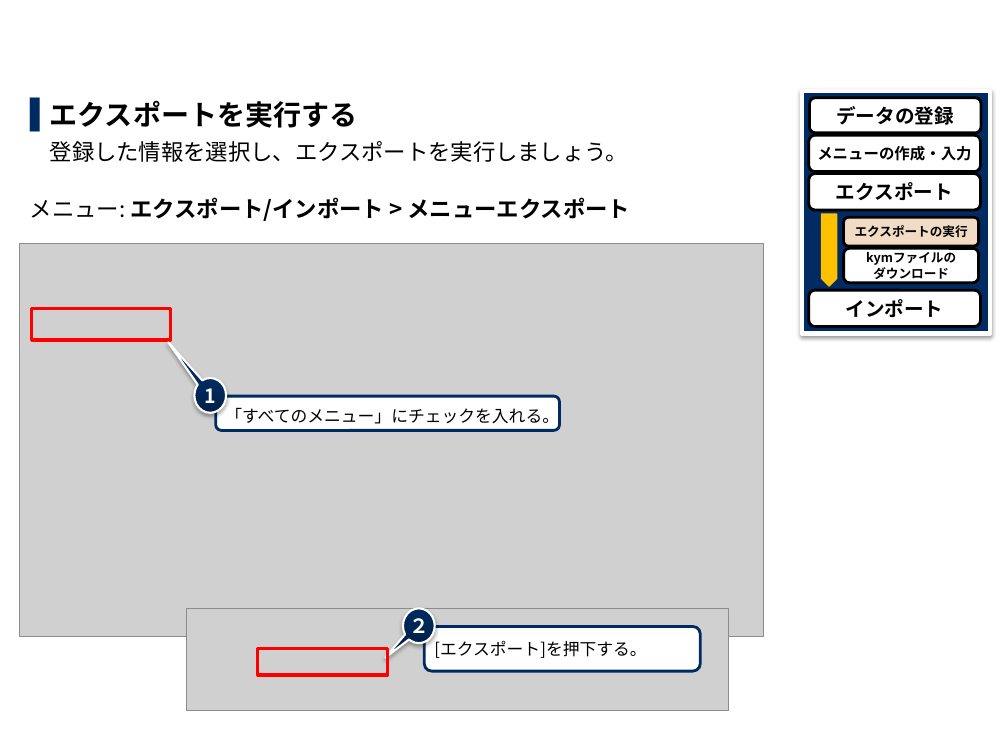
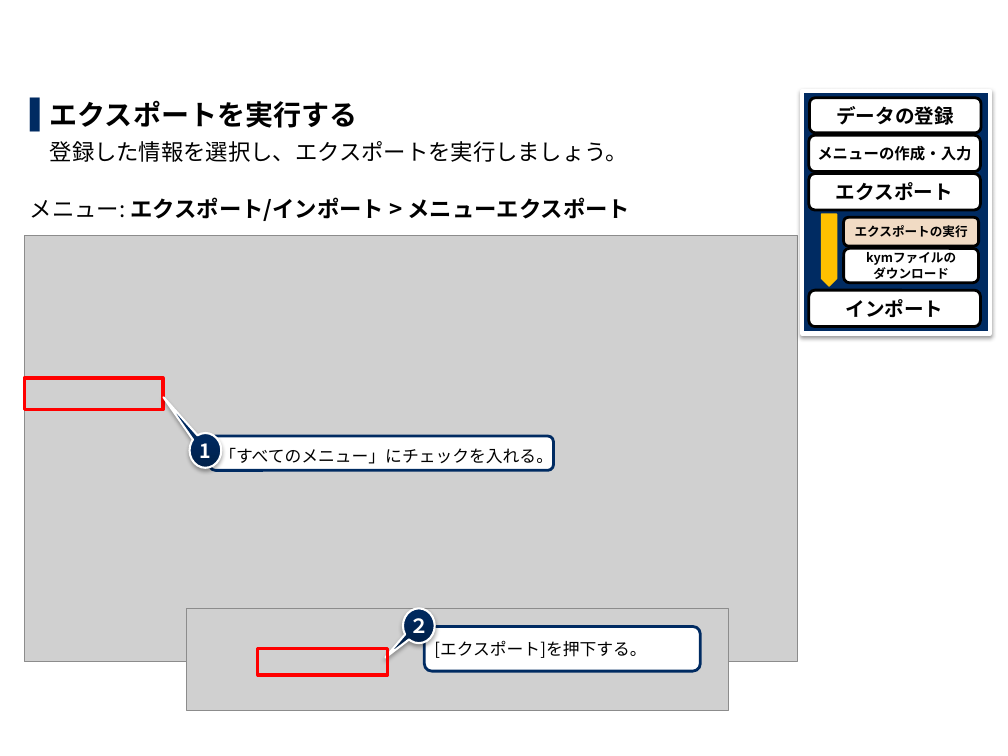
Before and after one commit to exastro-suite/it-automation-docs, a slide deck: slide 14 of asset/Learn_ja/ITA-export-import_ja_practice.pptx. Drawn at 1008x756 pixels with LibreOffice and Linux fonts; fonts in the diff are those of the drawing; grey boxes stand for pictures; background and template pictures are left out. Boxes give left, top, right and bottom in pixels: in the first picture for what was removed or moved away, otherwise in the second. Text is boxed around its words. In the diff, an @@ line names an element or a change of style, - is before the commit and + after.

```diff
--- a/asset/Learn_ja/ITA-export-import_ja_practice.pptx
+++ b/asset/Learn_ja/ITA-export-import_ja_practice.pptx
@@ picture: place and size @@
-picture at [20, 243, 764, 637]
+picture at [24, 235, 797, 661]
@@ rectangle: place and size @@
-rectangle at [31, 308, 170, 341]
+rectangle at [24, 378, 163, 410]
@@ speech bubble "1": place and size @@
-speech bubble "1" at [195, 378, 227, 413]
+speech bubble "1" at [190, 433, 222, 469]
@@ rounded rectangle "「すべてのメニュー」にチェックを入れる。": place and size @@
-rounded rectangle "「すべてのメニュー」にチェックを入れる。" at [216, 396, 559, 430]
+rounded rectangle "「すべてのメニュー」にチェックを入れる。" at [210, 436, 553, 471]
```
Also in this commit, not shown: 12 other slides changed, 17 slides removed, 1 other file.
